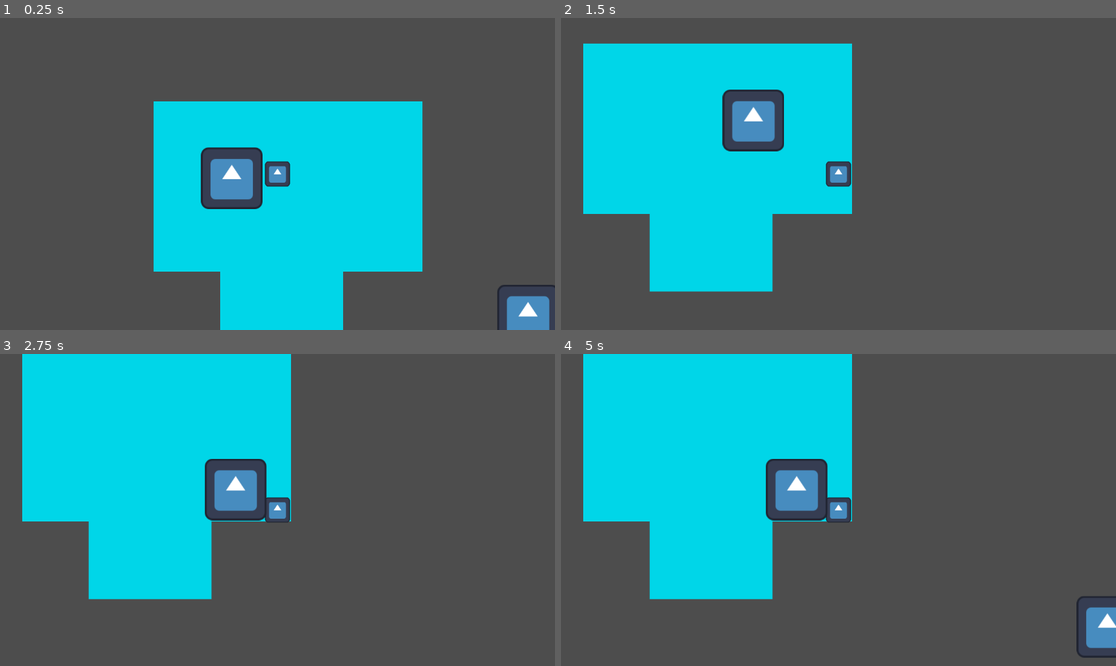
Above: before the commit, frames 1-4 (two rows, left to right).
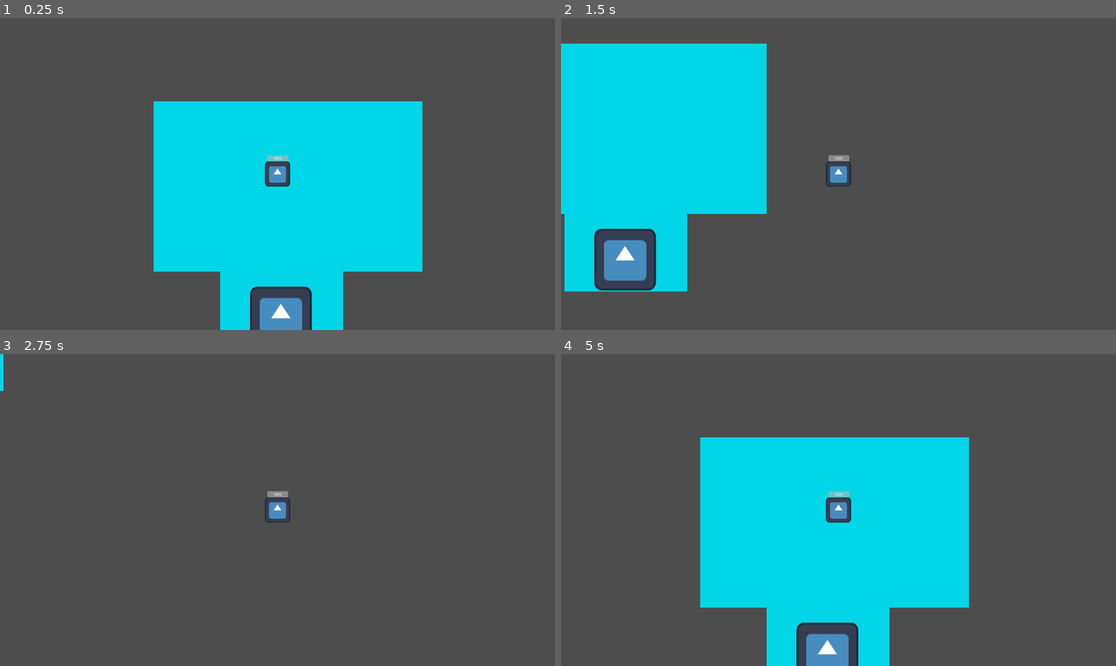
Above: after the commit, the same moments.

Repository: iListenToSludge/Pizza-Interactive
Game: Godot game, scene res://resturaunt.tscn
The game is run twice, just before and just after one commit, with the same random seed, the same clock (stepped at 60 frames per second) and the same inputs. This scene is started directly instead of the project's main scene. The engine's default icon, where the game draws it, is replaced by a stand-in: a white triangle on a blue panel in a dark square.
Inputs:
- Up to frame 1 (0.25 s): no input
- Up to frame 2 (1.5 s): hold D (move right) 0.53-1.28 s; hold S (move down) from 1.28 s (still down)
- Up to frame 3 (2.75 s): release S (move down) at 2.03 s; hold D (move right) from 2.03 s (still down)
- Up to frame 4 (5 s): release D (move right) at 2.78 s; hold W (move up) 2.78-3.53 s; tap Enter at 3.5 s; hold A (move left) from 3.53 s (still down)

The runs differ from the first frame. In frame 1, 4.8% of the frame differs, in the area x 36-100%, y 41-100%; in frame 2, 19%; in frame 3, 30%; in frame 4, 44%, in the area x 4-100%, y 0-100%.

Commit message:
Enemy Done, Attacking done, death screen in progress

Diff:
--- a/pizza-interactive/character.gd
+++ b/pizza-interactive/character.gd
@@ -1,6 +1,21 @@
 extends CharacterBody2D
 
 var max_speed := 600.0
+var health = 100
+var max_health = 100
+func _ready():
+	$ProgressBar.value = health
+
+func take_damage(amount):
+	health -= amount
+	$ProgressBar.value = health
+	print("Player health: ", health)
+
+	if health <= 0:
+		die()
+func die():
+	print("Player has died!")
+
 
 func _physics_process(_delta: float) -> void:
 	var direction := Input.get_vector("move left", "move right", "move up", "move down")
--- a/pizza-interactive/character.tscn
+++ b/pizza-interactive/character.tscn
@@ -8,7 +8,7 @@
 
 [node name="CharacterBody2D" type="CharacterBody2D"]
 position = Vector2(554, 282)
-collision_layer = 3
+collision_mask = 2
 motion_mode = 1
 script = ExtResource("1_pjt0s")
 
@@ -19,3 +19,11 @@
 position = Vector2(0, -1)
 shape = SubResource("RectangleShape2D_wa5vi")
 debug_color = Color(0.9694913, 0, 0.464136, 0.41960785)
+
+[node name="ProgressBar" type="ProgressBar" parent="."]
+offset_left = -52.0
+offset_top = -96.0
+offset_right = 55.0
+offset_bottom = -64.0
+min_value = 1.0
+value = 100.0
--- a/pizza-interactive/character_body_2d.gd
+++ b/pizza-interactive/character_body_2d.gd
@@ -3,16 +3,36 @@
 var speed = 200.0
 var player_chase = false
 var player: Node2D = null
+var can_attack = true
+
 
 func _physics_process(delta):
 	if player_chase and player != null:
 		var direction = (player.global_position - global_position).normalized()
-		velocity = direction * speed
-	else:
-		velocity = Vector2.ZERO
+
+		if global_position.distance_to(player.global_position) > 10:
+			velocity = direction * speed
+		else:
+			velocity = Vector2.ZERO # Stop if we are close enough to "touch"
+
+		# Check for attack
+		if $hitbox.overlaps_body(player) and can_attack:
+			attack()
+
+			velocity = Vector2.ZERO
 
 	move_and_slide()
+func attack():
+	if player != null and player.has_method("take_damage"):
+		player.take_damage(10)
+	print("Enemy attacks the player!")
+	can_attack = false
+	$hitbox/attack_timer.start()
+	# Here is where you would call a function on the player like:
+	# player.take_damage(10)
 
+func _on_attack_timer_timeout():
+	can_attack = true
 
 func _on_detection_area_body_entered(body: Node2D) -> void:
 	player = body
--- a/pizza-interactive/enemy.tscn
+++ b/pizza-interactive/enemy.tscn
@@ -2,33 +2,45 @@
 
 [ext_resource type="Script" uid="uid://t5bg0qtw7a0o" path="res://character_body_2d.gd" id="1_4gyqm"]
 [ext_resource type="Texture2D" uid="uid://camkl1pda7ja8" path="res://icon.svg" id="2_qi2p4"]
-[ext_resource type="PackedScene" uid="uid://ctx1b4dq60qv" path="res://character.tscn" id="3_qi2p4"]
+
+[sub_resource type="CircleShape2D" id="CircleShape2D_iifgy"]
+radius = 61.294373
 
 [sub_resource type="CircleShape2D" id="CircleShape2D_qi2p4"]
-radius = 397.29083
+radius = 250.12796
 
-[sub_resource type="CircleShape2D" id="CircleShape2D_iifgy"]
-radius = 61.03278
+[sub_resource type="CircleShape2D" id="CircleShape2D_4gyqm"]
+radius = 85.0
 
 [node name="CharacterBody2D" type="CharacterBody2D"]
+collision_layer = 2
+motion_mode = 1
 script = ExtResource("1_4gyqm")
 
 [node name="Sprite2D" type="Sprite2D" parent="."]
 texture = ExtResource("2_qi2p4")
 offset = Vector2(0, -6)
 
+[node name="CollisionShape2D" type="CollisionShape2D" parent="."]
+shape = SubResource("CircleShape2D_iifgy")
+
 [node name="detection_area" type="Area2D" parent="."]
-collision_layer = 2
-collision_mask = 2
+collision_layer = 0
+monitorable = false
 
 [node name="CollisionShape2D" type="CollisionShape2D" parent="detection_area"]
 position = Vector2(4, 3)
 shape = SubResource("CircleShape2D_qi2p4")
 
-[node name="CollisionShape2D" type="CollisionShape2D" parent="."]
-shape = SubResource("CircleShape2D_iifgy")
+[node name="hitbox" type="Area2D" parent="."]
 
-[node name="CharacterBody2D" parent="." instance=ExtResource("3_qi2p4")]
+[node name="CollisionShape2D" type="CollisionShape2D" parent="hitbox"]
+shape = SubResource("CircleShape2D_4gyqm")
+debug_color = Color(0.7034006, 0.015544187, 0.17467847, 0.41960785)
+
+[node name="attack_timer" type="Timer" parent="hitbox"]
+one_shot = true
 
 [connection signal="body_entered" from="detection_area" to="." method="_on_detection_area_body_entered"]
 [connection signal="body_exited" from="detection_area" to="." method="_on_detection_area_body_exited"]
+[connection signal="timeout" from="hitbox/attack_timer" to="." method="_on_attack_timer_timeout"]
--- a/pizza-interactive/resturaunt.tscn
+++ b/pizza-interactive/resturaunt.tscn
@@ -53,4 +53,4 @@
 [node name="Camera2D" type="Camera2D" parent="CharacterBody2D"]
 
 [node name="CharacterBody2D2" parent="." instance=ExtResource("2_x0n7s")]
-position = Vector2(410, 265)
+position = Vector2(558, 549)
